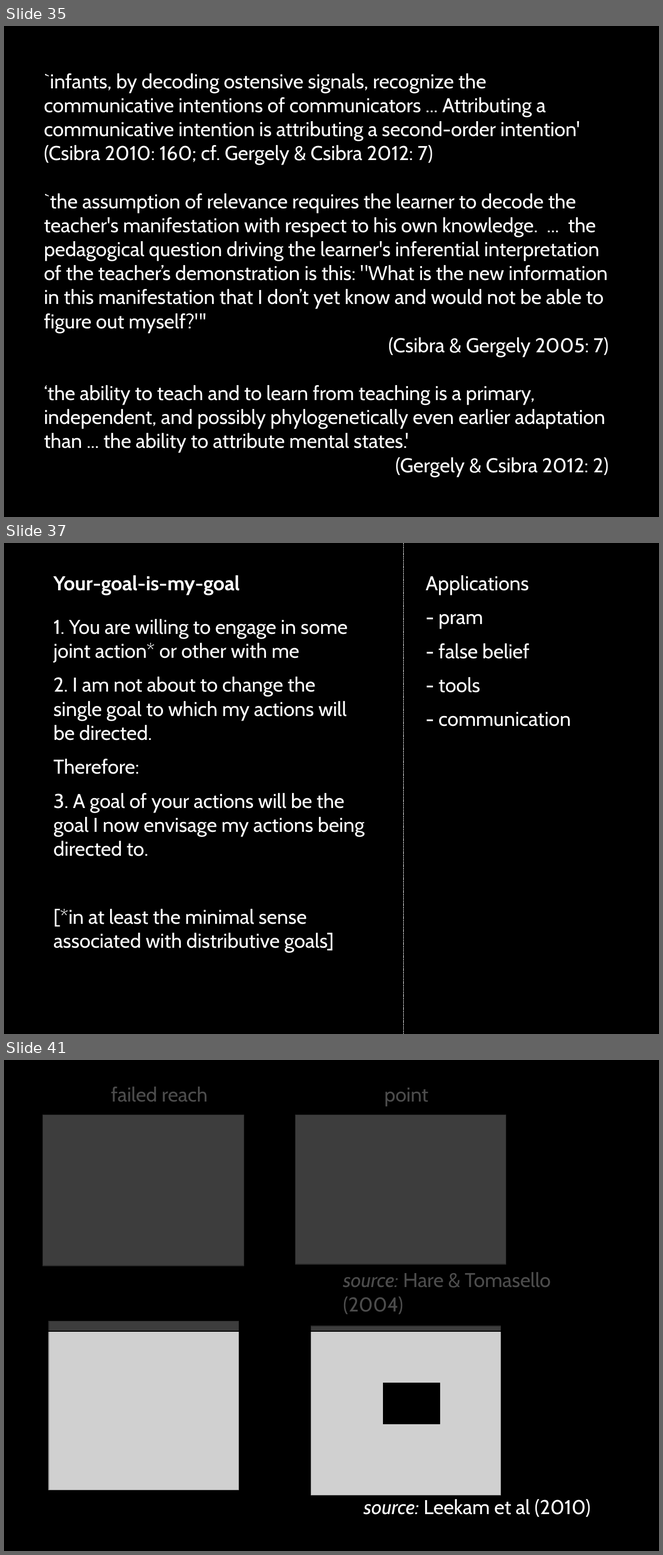
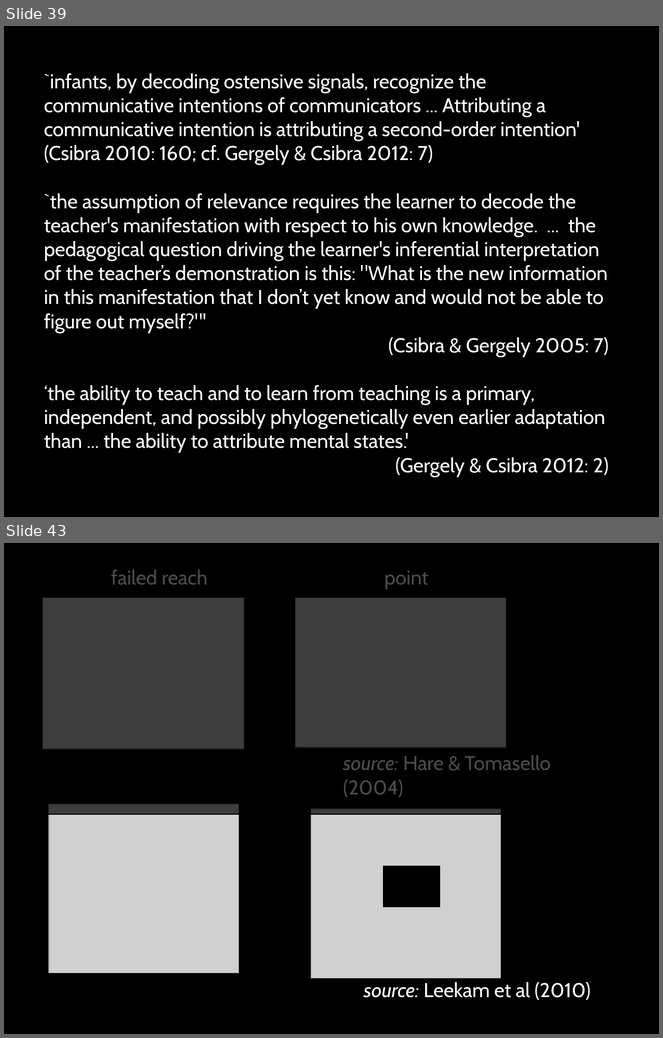
Before and after one commit to butterfill/lecture_mindreading_joint_action_philosophical_tools, a slide deck: lecture09 interacting mindreaders/lecture09 interacting mindreaders.pptx. Shown one above the other, each under a label of ours: slides 35, 37 and 41 before the commit, slides 39 and 43 after it; the slides between them are not shown. The pictures are 663x1555 and 663x1038 pixels, drawn with LibreOffice and Linux fonts; fonts in the diff are those of the drawing; grey boxes stand for pictures. Boxes give left, top, right and bottom in pixels: in the first picture for what was removed or moved away, otherwise in the second. Text is boxed around its words. In the diff, an @@ line names an element or a change of style, - is before the commit and + after.

```diff
--- a/lecture09 interacting mindreaders/lecture09 interacting mindreaders.pptx
+++ b/lecture09 interacting mindreaders/lecture09 interacting mindreaders.pptx
@@ slide 37 removed at box(4, 543, 659, 1034), background #000000 @@
@@ line removed from (404, 543) to (404, 1034) @@
@@ text removed at box(53, 575, 240, 595) @@
-Your-goal-is-my-goal
@@ text removed at box(426, 575, 571, 727) @@
-Applications
-- pram
-- false belief
-- tools
-- communication
@@ text removed at box(53, 619, 365, 953) @@
-1. You are willing to engage in some joint action* or other with me
-2. I am not about to change the single goal to which my actions will be directed.
-Therefore:
-3. A goal of your actions will be the goal I now envisage my actions being directed to.
-[*in at least the minimal sense associated with distributive goals]
@@ what was slide 35 is now slide 39 @@
@@ what was slide 41 is now slide 43 @@
```
Also in this commit, not shown: 3 slides changed, 4 slides added, 5 other slides removed, 5 other files.
